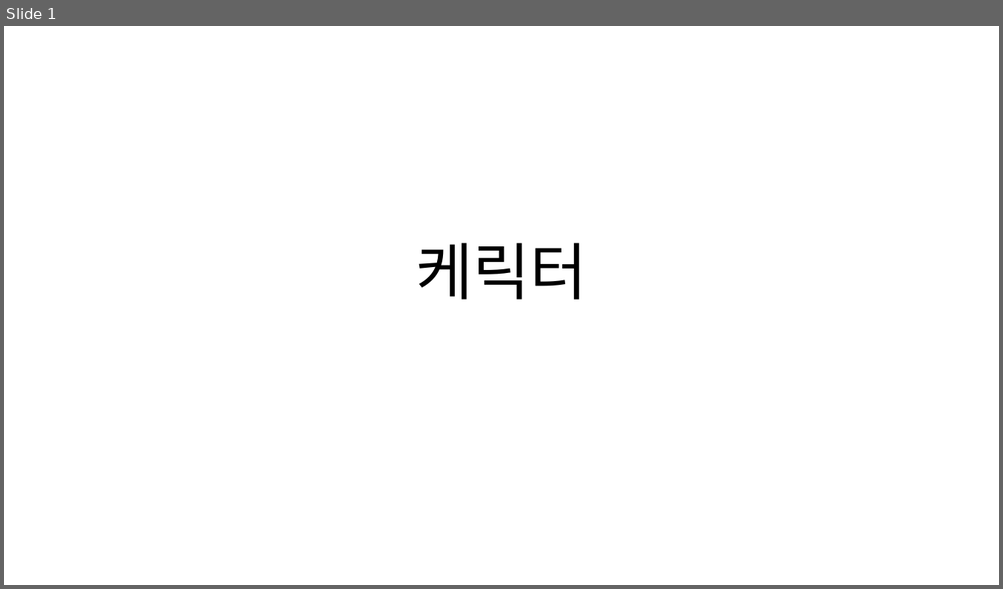
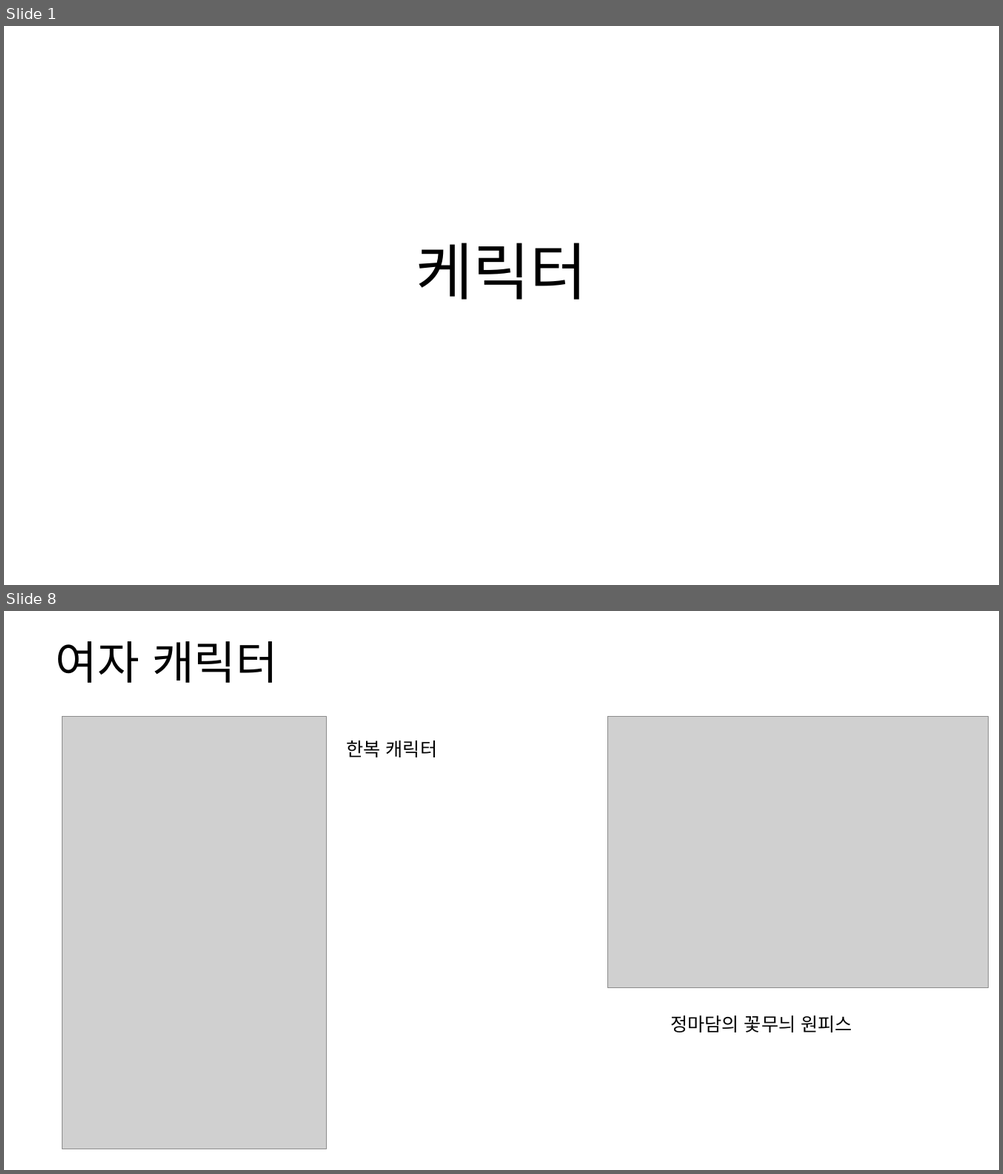
Before and after one commit to Pacman18/Plan, a slide deck: 캐릭터시리즈.pptx. Shown one above the other, each under a label of ours: slide 1 before the commit, slides 1 and 8 after it; the slides between them are not shown. The pictures are 1003x589 and 1003x1174 pixels, drawn with LibreOffice and Linux fonts; fonts in the diff are those of the drawing; grey boxes stand for pictures. Boxes give left, top, right and bottom in pixels: in the first picture for what was removed or moved away, otherwise in the second. Text is boxed around its words. In the diff, an @@ line names an element or a change of style, - is before the commit and + after.

```diff
--- a/캐릭터시리즈.pptx
+++ b/캐릭터시리즈.pptx
@@ slide 8 added at (4,611,999,1170), background #FFFFFF @@
@@ title added at (56,641,278,683), 44 pt, text #000000 @@
+여자 캐릭터
@@ picture added at (62,716,327,1149) @@
@@ picture added at (608,716,988,988) @@
@@ text added at (346,741,438,758), 18 pt, text #000000 @@
+한복 캐릭터
@@ text added at (670,1016,853,1033), 18 pt, text #000000 @@
+정마담의 꽃무늬 원피스
```
Also in this commit, not shown: 2 slides changed, 4 other slides added, 1 slide removed.
